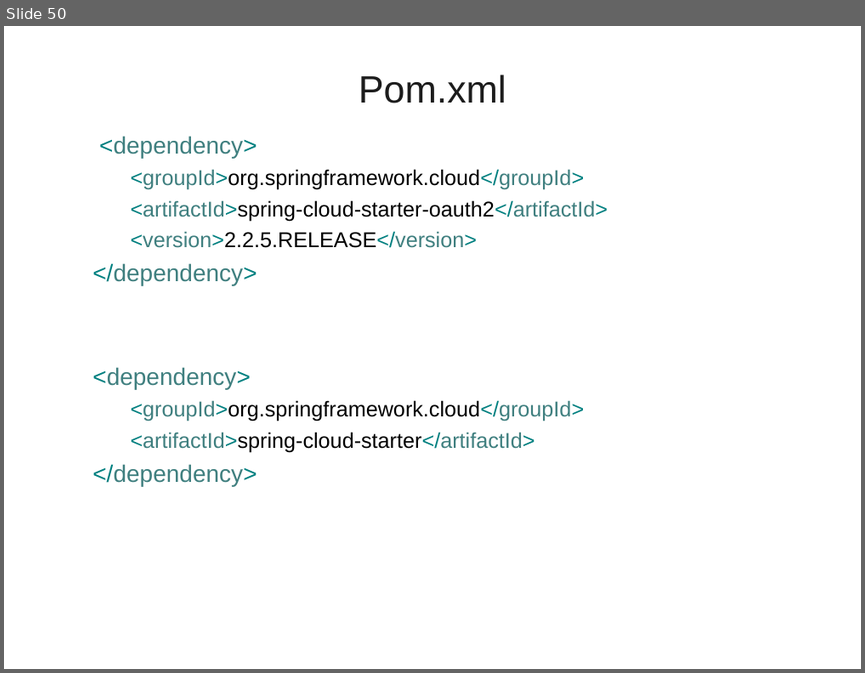
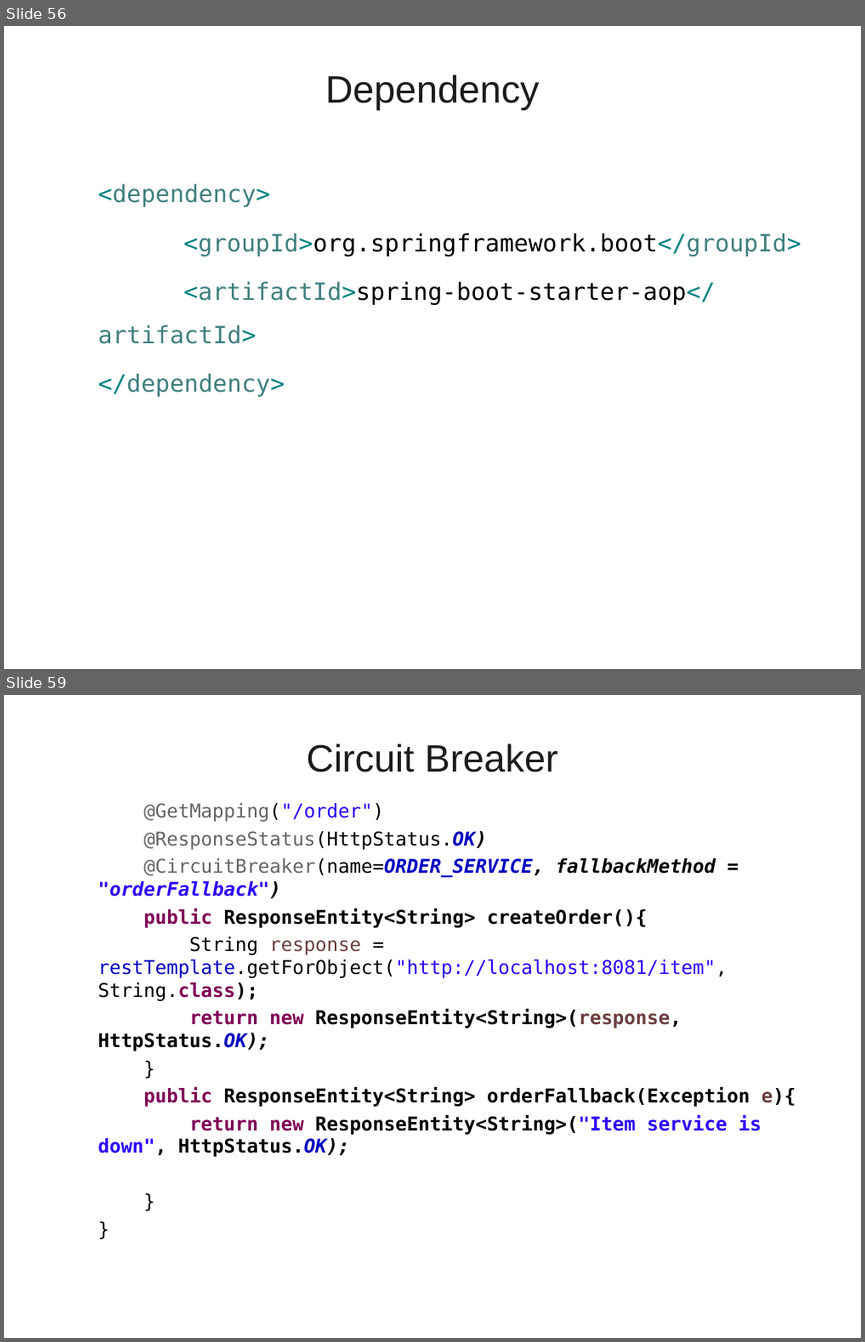
Before and after one commit to vatsanTraining/freshers_dec_2021, a slide deck: MicroService_Module_2.ppt. Shown one above the other, each under a label of ours: slide 50 before the commit, slides 56 and 59 after it; the slides between them are not shown. The pictures are 865x673 and 865x1342 pixels, drawn with LibreOffice and Linux fonts; fonts in the diff are those of the drawing; background and template pictures are left out. Boxes give left, top, right and bottom in pixels: in the first picture for what was removed or moved away, otherwise in the second. Text is boxed around its words. In the diff, an @@ line names an element or a change of style, - is before the commit and + after.

```diff
--- a/MicroService_Module_2.ppt
+++ b/MicroService_Module_2.ppt
@@ slide 59 added at (4,695,861,1338), background picture (left out) @@
@@ title added at (307,743,558,772), 32 pt, text #1C1C1C @@
+Circuit Breaker
@@ text added at (98,803,795,1157), 16 pt, text #000000, bold @@
+  @GetMapping("/order")
+  @ResponseStatus(HttpStatus.OK)
+  @CircuitBreaker(name=ORDER_SERVICE, fallbackMethod = "orderFallback")
+  public ResponseEntity<String> createOrder(){
+  String response = restTemplate.getForObject("http://localhost:8081/item", String.class);
+  return new ResponseEntity<String>(response, HttpStatus.OK);
+  }
+  public ResponseEntity<String> orderFallback(Exception e){
+  return new ResponseEntity<String>("Item service is down", HttpStatus.OK);
+  }
+  }
@@ what was slide 50 is now slide 56 @@
@@ slide 56 changed as well @@
@@ title at (325,74,540,110): text changed @@
-Pom.xml
+Dependency
@@ text at (98,183,285,397): font Arial to DejaVu Sans Mono in "<dependency>", "</dependency>"; indent changed; line spacing 1 to 1.5 @@
@@ text at (98,233,800,344): text changed; size 18 to 20 pt; font Arial to DejaVu Sans Mono @@
-    <groupId>org.springframework.cloud</groupId>
-    <artifactId>spring-cloud-starter-oauth2</artifactId>
-    <version>2.2.5.RELEASE</version>
+  <groupId>org.springframework.boot</groupId>
+  <artifactId>spring-boot-starter-aop</artifactId>
@@ text at (92,367,585,486): paragraphs removed @@
-  <dependency>
-    <groupId>org.springframework.cloud</groupId>
-    <artifactId>spring-cloud-starter</artifactId>
-  </dependency>
```
Also in this commit, not shown: 12 other slides changed, 21 other slides added, 34 slides removed.
